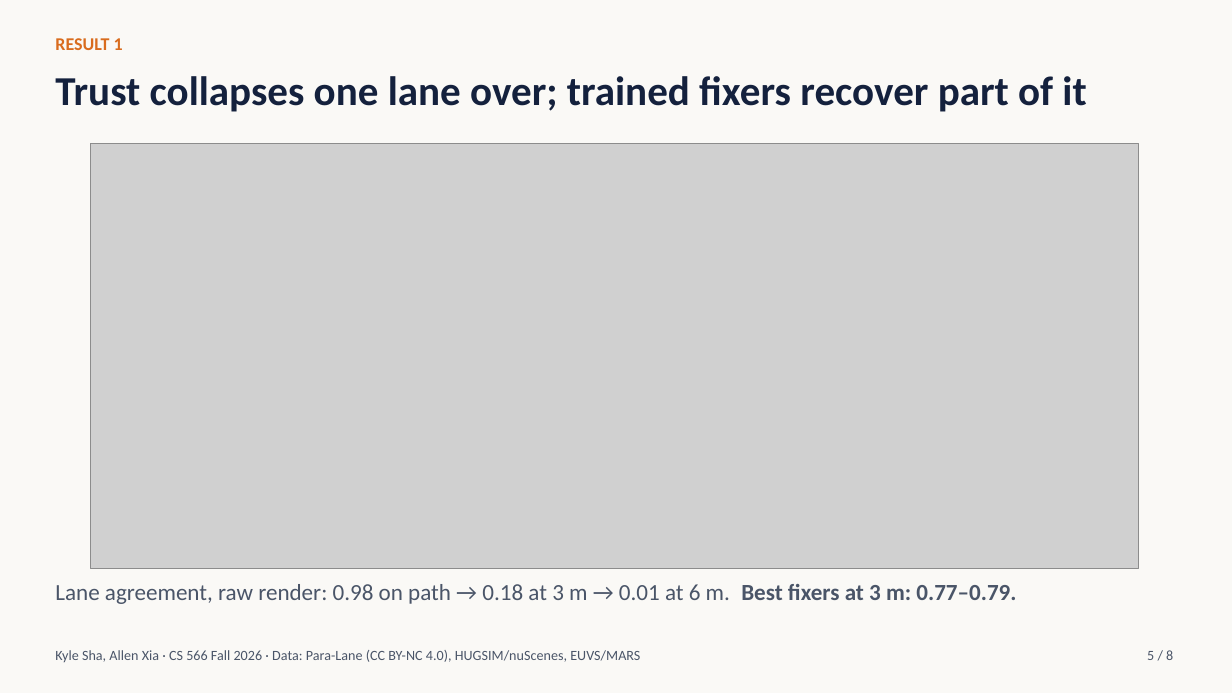
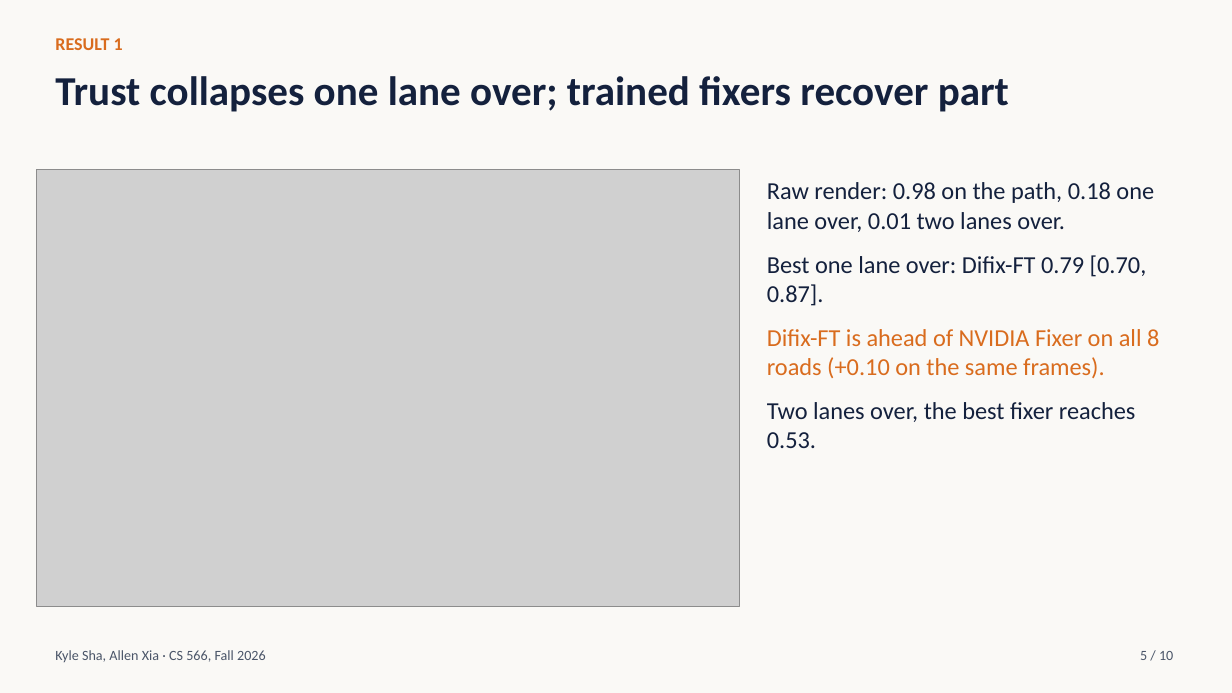
Before and after one commit to ksha23/cs566-drive-sim, a slide deck: slide 5 of docs/cs566_drive_sim_talk.pptx. Drawn at 1232x693 pixels with LibreOffice and Linux fonts; fonts in the diff are those of the drawing; grey boxes stand for pictures. Boxes give left, top, right and bottom in pixels: in the first picture for what was removed or moved away, otherwise in the second. Text is boxed around its words. In the diff, an @@ line names an element or a change of style, - is before the commit and + after.

```diff
--- a/docs/cs566_drive_sim_talk.pptx
+++ b/docs/cs566_drive_sim_talk.pptx
@@ text at box(55, 76, 1009, 112): text changed @@
-Trust collapses one lane over; trained fixers recover part of it
+Trust collapses one lane over; trained fixers recover part
@@ picture: place and size @@
-picture at box(91, 143, 1140, 568)
+picture at box(37, 170, 739, 606)
@@ text at box(767, 182, 1159, 448): text changed; size 18 to 19 pt; text colour #4A5568 to #14213D @@
-Lane agreement, raw render: 0.98 on path → 0.18 at 3 m → 0.01 at 6 m. Best fixers at 3 m: 0.77–0.79.
+Raw render: 0.98 on the path, 0.18 one lane over, 0.01 two lanes over.
+Best one lane over: Difix-FT 0.79 [0.70, 0.87].
+Difix-FT is ahead of NVIDIA Fixer on all 8 roads (+0.10 on the same frames).
+Two lanes over, the best fixer reaches 0.53.
@@ text at box(55, 650, 266, 662): text changed @@
-Kyle Sha, Allen Xia · CS 566 Fall 2026 · Data: Para-Lane (CC BY-NC 4.0), HUGSIM/nuScenes, EUVS/MARS
+Kyle Sha, Allen Xia · CS 566, Fall 2026
@@ text at box(1140, 651, 1173, 660): text changed @@
-5 / 8
+5 / 10
```
Also in this commit, not shown: 7 other slides changed, 2 slides added, 3 other files.
